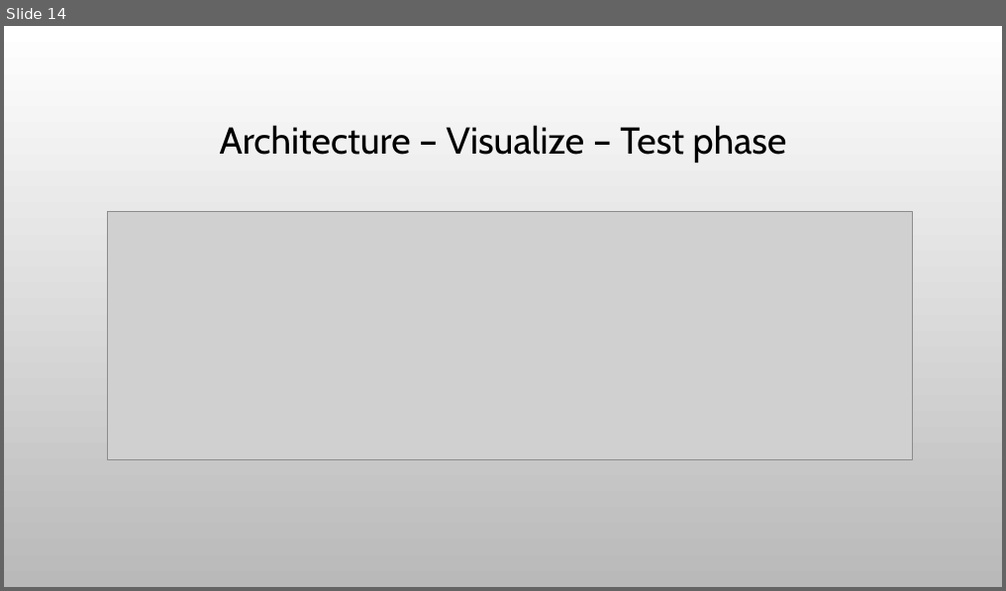
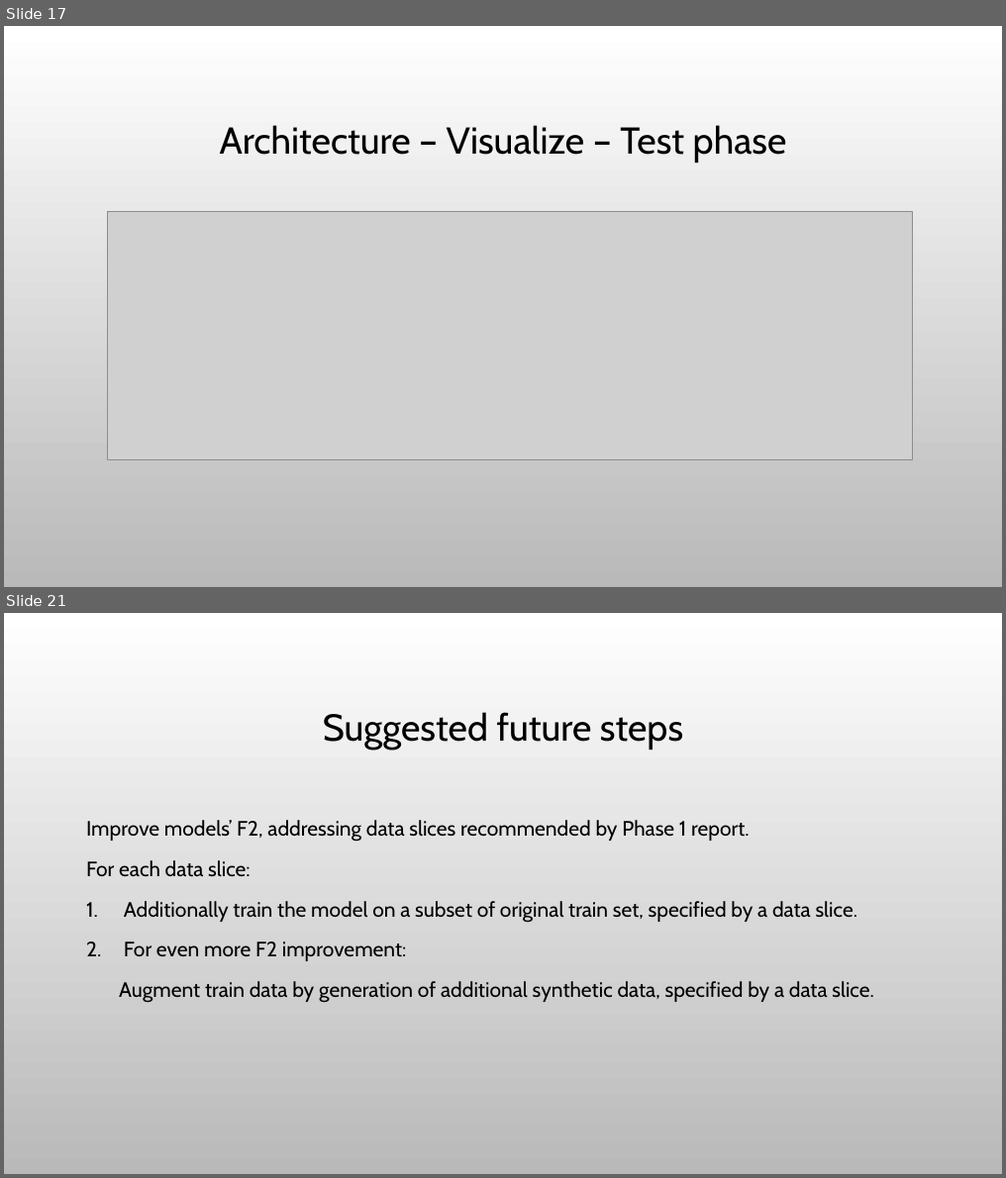
Before and after one commit to stavco9/mlops-final-project, a slide deck: docs/MLOps Final Project.pptx. Shown one above the other, each under a label of ours: slide 14 before the commit, slides 17 and 21 after it; the slides between them are not shown. The pictures are 1006x591 and 1006x1178 pixels, drawn with LibreOffice and Linux fonts; fonts in the diff are those of the drawing; grey boxes stand for pictures; background and template pictures are left out. Boxes give left, top, right and bottom in pixels: in the first picture for what was removed or moved away, otherwise in the second. Text is boxed around its words. In the diff, an @@ line names an element or a change of style, - is before the commit and + after.

```diff
--- a/docs/MLOps Final Project.pptx
+++ b/docs/MLOps Final Project.pptx
@@ slide 21 added at box(4, 613, 1002, 1174), background picture (left out) @@
@@ title added at box(323, 712, 683, 750), 36 pt, text #000000 @@
+Suggested future steps
@@ text added at box(86, 820, 874, 1003), 20 pt, text #000000 @@
+Improve models’ F2, addressing data slices recommended by Phase 1 report.
+For each data slice:
+1. Additionally train the model on a subset of original train set, specified by a data slice.
+2. For even more F2 improvement:
+Augment train data by generation of additional synthetic data, specified by a data slice.
@@ what was slide 14 is now slide 17 @@
```
Also in this commit, not shown: 7 slides changed, 6 other slides added.
